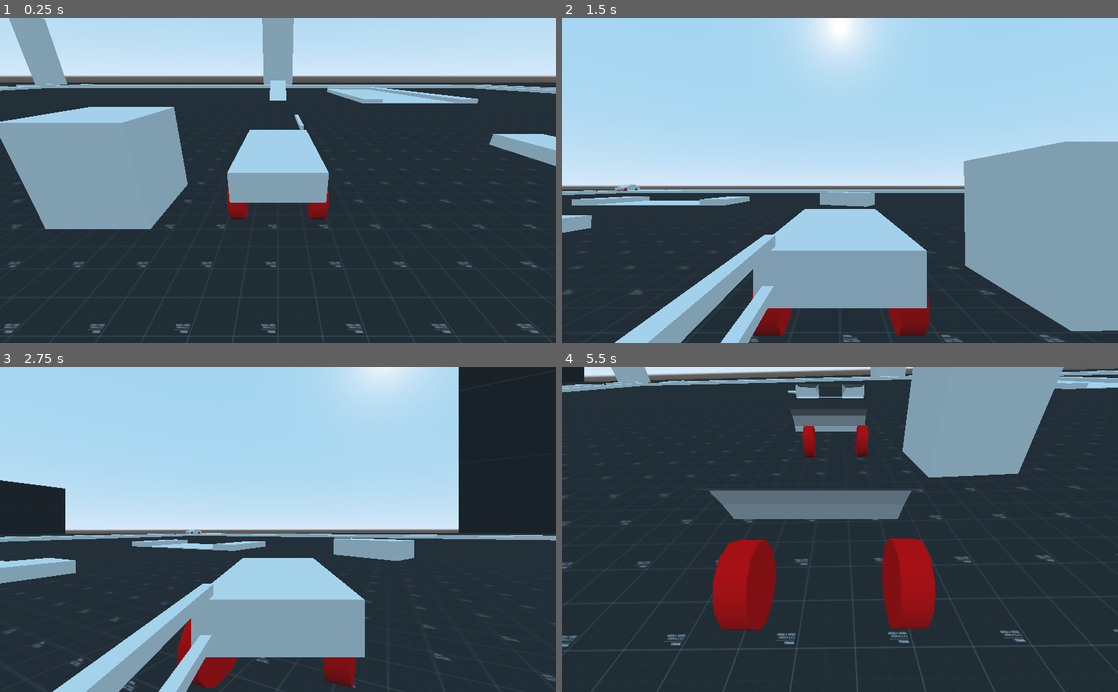
Above: before the commit, frames 1-4 (two rows, left to right).
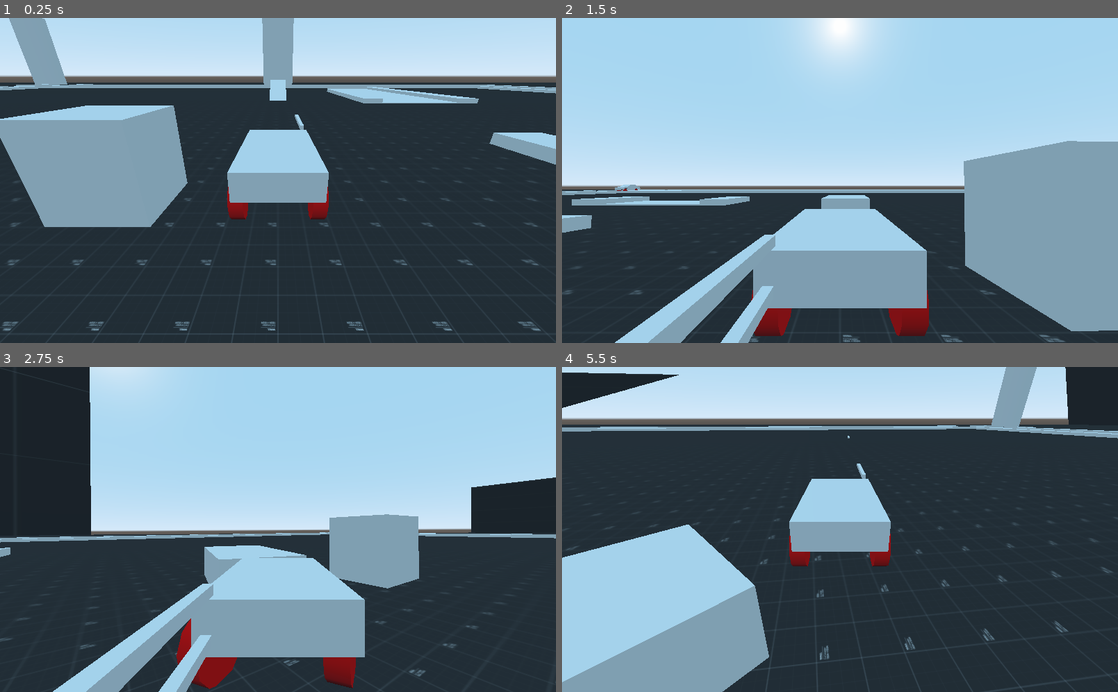
Above: after the commit, the same moments.

Repository: Dev-RoMa/carDrive-Godot-
Game: Godot game, scene res://game.tscn
Two runs of this game, one before a commit and one after it. Both use one fixed random seed, a clock stepped at 60 frames per second and the inputs below.
Inputs:
- Up to frame 1 (0.25 s): no input
- Up to frame 2 (1.5 s): hold D (right) 0.53-1.28 s; tap C (changeCamera) at 0.6 s; tap L (lookback) at 0.8, 1.35 s; hold S (back) from 1.28 s (still down)
- Up to frame 3 (2.75 s): tap Ctrl (pewgun) at 1.55 s; release S (back) at 2.03 s; hold D (right) from 2.03 s (still down); hold Ctrl (pewgun) from 2.03 s (still down); tap Space (pewpew) at 2.3 s
- Up to frame 4 (5.5 s): release D (right) at 2.78 s; release Ctrl (pewgun) at 2.78 s; hold W (forward) 2.78-3.53 s; tap Space (pewpew) at 2.85 s; tap C (changeCamera) at 3.05, 4.35 s; hold A (left) 3.53-5.03 s; tap Down (back2) at 3.6 s; tap L (lookback) at 3.8 s; tap Ctrl (pewgun) at 4.55 s; hold S (back) from 5.03 s (still down); hold Space (pewpew) from 5.03 s (still down); tap V (changeCamera2) at 5.1 s

The runs differ from the first frame. In frame 1, 1.9% of the frame differs, in the area x 0-100%, y 0-99%; in frame 2, 0.3%; in frame 3, 21%; in frame 4, 45%, in the area x 0-100%, y 0-100%.

Commit message:
Add files via upload

Diff:
--- a/Enemy.gd
+++ b/Enemy.gd
@@ -1,4 +1,9 @@
 extends KinematicBody
+
+#health and hit system
+var cur_hit = 10
+var max_hit = 10
+
 #gravity
 var gravity = 15
 #idle rotation
@@ -9,11 +14,11 @@
 #player escape event
 var player_escape = false
 #face direction of player
-onready var target = get_parent().get_node("car")
+onready var target = get_parent().get_node("Player")
 var rot_speed = 0.05
 #map navigation
 onready var agent : NavigationAgent = $NavigationAgent
-onready var target_location : Node = $"res://car"
+onready var target_location : Node = $"../Player"
 var speed = 5
 var minimum_speed = 3
 var idle_speed = rand_range(minimum_speed, speed)
@@ -21,13 +26,13 @@
 var start_move = move_or_not[randi() % move_or_not.size()]
 
 func _on_Area_body_entered(body):
- if body.name == ("car"):
+ if body.name == ("Player"):
   rot_speed = 0.1
   harass = true
 
 func _process(delta):
  if harass == true:
-  if $"res://car" != null:
+  if $"../Player" != null:
    #face direction of player
    var global_pos = self.global_transform.origin
    var target_pos = target.global_transform.origin
@@ -62,7 +67,7 @@
   move_and_collide(-global_transform.basis.y.normalized() * gravity * delta)
 
 func _on_Area_body_exited(body):
- if body.name == ("car"):
+ if body.name == ("Player"):
   rot_speed = 0.05
   harass = false
   #when player escape enemy wait and look at player
@@ -87,3 +92,49 @@
 func _on_Timer2_timeout():
  #enemy going back to idle action
  player_escape = false
+
+
+func _on_NavigationAgent_navigation_finished():
+	pass # Replace with function body.
+
+
+func _on_NavigationAgent_path_changed():
+	pass # Replace with function body.
+
+
+func _on_NavigationAgent_target_reached():
+	pass # Replace with function body.
+
+
+func _on_Area_area_entered(area):
+	pass # Replace with function body.
+
+
+func _on_Area_area_exited(area):
+	pass # Replace with function body.
+
+
+func _on_Area_area_shape_entered(area_rid, area, area_shape_index, local_shape_index):
+	pass # Replace with function body.
+
+
+func _on_Area_area_shape_exited(area_rid, area, area_shape_index, local_shape_index):
+	pass # Replace with function body.
+
+
+func _on_Area_body_shape_entered(body_rid, body, body_shape_index, local_shape_index):
+	pass # Replace with function body.
+
+
+func _on_Area_body_shape_exited(body_rid, body, body_shape_index, local_shape_index):
+	pass # Replace with function body.
+
+
+func _on_Area_gameplay_entered():
+	pass # Replace with function body.
+
+
+func _physics_process(delta):
+#	#dead_car
+	if cur_hit <= 0:
+		speed = 0
--- a/Enemy.tscn
+++ b/Enemy.tscn
@@ -1,10 +1,12 @@
-[gd_scene load_steps=5 format=2]
+[gd_scene load_steps=6 format=2]
 
 [ext_resource path="res://Enemy.gd" type="Script" id=1]
 
 [sub_resource type="BoxShape" id=1]
 
 [sub_resource type="CubeMesh" id=2]
+
+[sub_resource type="ShaderMaterial" id=4]
 
 [sub_resource type="CylinderShape" id=3]
 
@@ -18,11 +20,13 @@
 [node name="MeshInstance" type="MeshInstance" parent="."]
 transform = Transform( -8.74228e-08, 0, 1, 0, 0.5, 0, -2, 0, -4.37114e-08, 0, 0, 0 )
 mesh = SubResource( 2 )
+skeleton = NodePath("")
+material/0 = SubResource( 4 )
 
 [node name="Area" type="Area" parent="."]
 
 [node name="CollisionShape" type="CollisionShape" parent="Area"]
-transform = Transform( 5, 0, 0, 0, 1, 0, 0, 0, 5, 0, 0, 0 )
+transform = Transform( 25, 0, 0, 0, 1, 0, 0, 0, 25, 0, 0, 0 )
 shape = SubResource( 3 )
 
 [node name="Timer" type="Timer" parent="."]
@@ -38,8 +42,17 @@
 one_shot = true
 autostart = true
 
+[connection signal="area_entered" from="Area" to="." method="_on_Area_area_entered"]
+[connection signal="area_exited" from="Area" to="." method="_on_Area_area_exited"]
+[connection signal="area_shape_entered" from="Area" to="." method="_on_Area_area_shape_entered"]
+[connection signal="area_shape_exited" from="Area" to="." method="_on_Area_area_shape_exited"]
 [connection signal="body_entered" from="Area" to="." method="_on_Area_body_entered"]
 [connection signal="body_exited" from="Area" to="." method="_on_Area_body_exited"]
+[connection signal="body_shape_entered" from="Area" to="." method="_on_Area_body_shape_entered"]
+[connection signal="body_shape_exited" from="Area" to="." method="_on_Area_body_shape_exited"]
 [connection signal="timeout" from="Timer" to="." method="_on_Timer_timeout"]
+[connection signal="navigation_finished" from="NavigationAgent" to="." method="_on_NavigationAgent_navigation_finished"]
+[connection signal="path_changed" from="NavigationAgent" to="." method="_on_NavigationAgent_path_changed"]
+[connection signal="target_reached" from="NavigationAgent" to="." method="_on_NavigationAgent_target_reached"]
 [connection signal="velocity_computed" from="NavigationAgent" to="." method="_on_NavigationAgent_velocity_computed"]
 [connection signal="timeout" from="Timer2" to="." method="_on_Timer2_timeout"]
--- /dev/null
+++ b/MeshInstance.gd
@@ -0,0 +1,4 @@
+extends MeshInstance
+
+func _ready():
+	self.get_surface_material(0).albedo_color = Color(0,0,255)
--- /dev/null
+++ b/Player.gd
@@ -0,0 +1,50 @@
+extends VehicleBody
+
+#vehicle variables
+#variables for the rocket
+onready var muzzle = get_node("gun/muzzle")
+onready var rocket_scn = preload("res://rocket.tscn")
+var rfire_rate = 1
+var rcan_fire = true
+
+#variables for the firegun
+onready var tip = get_node("firegun/tip")
+onready var casing_scn = preload("res://casing.tscn")
+var gfire_rate = 0.2
+var gcan_fire = true
+
+
+#vehicle driving
+func _physics_process(delta):
+		steering = Input.get_axis("right","left") * 0.4
+		engine_force = Input.get_axis("back","forward") * 100
+
+#vehicle cameras
+func _process(delta):
+	if Input.is_action_just_pressed("lookback"):
+		$rearCamera.set_current(true)
+	elif Input.is_action_just_pressed("changeCamera"):
+		$Camera.set_current(true)
+
+#vehicle weapons
+
+func _integrate_forces(state):
+	#for_rocket
+	if Input.is_action_pressed("pewpew"):
+		if rcan_fire == true:
+			var rocket = rocket_scn.instance()
+			muzzle.add_child(rocket)
+			rocket.set_as_toplevel(true)
+			rcan_fire = false
+			yield(get_tree().create_timer(rfire_rate),"timeout")
+			rcan_fire = true
+	if Input.is_action_pressed("pewgun"):
+		if gcan_fire == true:
+			var casing = casing_scn.instance()
+			tip.add_child(casing)
+			casing.set_as_toplevel(true)
+			gcan_fire = false
+			yield(get_tree().create_timer(gfire_rate),"timeout")
+			gcan_fire = true
+
+#inputs are gfire_rate 6& gcan_fire
--- /dev/null
+++ b/Player.tscn
@@ -0,0 +1,105 @@
+[gd_scene load_steps=8 format=2]
+
+[ext_resource path="res://Player.gd" type="Script" id=1]
+
+[sub_resource type="CubeMesh" id=7]
+size = Vector3( 1.5, 0.5, 3 )
+
+[sub_resource type="ConvexPolygonShape" id=8]
+points = PoolVector3Array( -0.7225, -0.25, -1.43083, 0.694167, 0.25, 1.37472, -0.694167, 0.25, 1.37472, 0.7225, -0.25, 1.43083, 0.694167, 0.25, -1.37472, -0.7225, -0.25, 1.43083, 0.7225, -0.25, -1.43083, -0.694167, 0.25, -1.37472 )
+
+[sub_resource type="SpatialMaterial" id=6]
+albedo_color = Color( 1, 0, 0, 1 )
+
+[sub_resource type="CylinderMesh" id=9]
+material = SubResource( 6 )
+top_radius = 0.4
+bottom_radius = 0.4
+height = 0.25
+radial_segments = 12
+
+[sub_resource type="CubeMesh" id=10]
+size = Vector3( 0.1, 0.1, 2 )
+
+[sub_resource type="CubeMesh" id=11]
+size = Vector3( 0.1, 0.1, 2 )
+
+[node name="Player" type="VehicleBody"]
+script = ExtResource( 1 )
+
+[node name="carBody" type="MeshInstance" parent="."]
+transform = Transform( 1, 0, 0, 0, 1, 0, 0, 0, 1, 0, 0.27935, 0 )
+mesh = SubResource( 7 )
+
+[node name="CollisionShape" type="CollisionShape" parent="."]
+transform = Transform( 1, 0, 0, 0, 1, 0, 0, 0, 1, 0.0038507, 0.27935, 0.0168152 )
+shape = SubResource( 8 )
+
+[node name="front_left_wheel" type="VehicleWheel" parent="."]
+transform = Transform( 1, 0, 0, 0, 1, 0, 0, 0, 1, 0.701756, 0, 0.968499 )
+use_as_steering = true
+wheel_radius = 0.4
+suspension_stiffness = 50.0
+damping_compression = 1.9
+damping_relaxation = 2.0
+
+[node name="MeshInstance" type="MeshInstance" parent="front_left_wheel"]
+transform = Transform( -4.37114e-08, -1, 0, 1, -4.37114e-08, 0, 0, 0, 1, 0, 0, 0 )
+mesh = SubResource( 9 )
+
+[node name="front_right_wheel" type="VehicleWheel" parent="."]
+transform = Transform( 1, 0, 0, 0, 1, 0, 0, 0, 1, -0.702, 0, 0.968 )
+use_as_steering = true
+wheel_radius = 0.4
+suspension_stiffness = 50.0
+damping_compression = 1.9
+damping_relaxation = 2.0
+
+[node name="MeshInstance" type="MeshInstance" parent="front_right_wheel"]
+transform = Transform( -4.37114e-08, -1, 0, 1, -4.37114e-08, 0, 0, 0, 1, 0, 0, 0 )
+mesh = SubResource( 9 )
+
+[node name="rear_left_wheel" type="VehicleWheel" parent="."]
+transform = Transform( 1, 0, 0, 0, 1, 0, 0, 0, 1, 0.702, 0, -0.968 )
+use_as_traction = true
+wheel_radius = 0.4
+suspension_stiffness = 50.0
+damping_compression = 1.9
+damping_relaxation = 2.0
+
+[node name="MeshInstance" type="MeshInstance" parent="rear_left_wheel"]
+transform = Transform( -4.37114e-08, -1, 0, 1, -4.37114e-08, 0, 0, 0, 1, 0, 0, 0 )
+mesh = SubResource( 9 )
+
+[node name="rear_right_wheel2" type="VehicleWheel" parent="."]
+transform = Transform( 1, 0, 0, 0, 1, 0, 0, 0, 1, -0.702, 0, -0.968 )
+use_as_traction = true
+wheel_radius = 0.4
+suspension_stiffness = 50.0
+damping_compression = 1.9
+damping_relaxation = 2.0
+
+[node name="MeshInstance" type="MeshInstance" parent="rear_right_wheel2"]
+transform = Transform( -4.37114e-08, -1, 0, 1, -4.37114e-08, 0, 0, 0, 1, 0, 0, 0 )
+mesh = SubResource( 9 )
+
+[node name="Camera" type="Camera" parent="."]
+transform = Transform( -1, 3.55271e-15, -8.74228e-08, -3.58909e-08, 0.911841, 0.410544, 7.97157e-08, 0.410544, -0.911841, 0, 1.83232, -4.65741 )
+
+[node name="rearCamera" type="Camera" parent="."]
+transform = Transform( 1, 0, 0, 0, 1, 0, 0, 0, 1, 0, 1.13792, 3.50889 )
+
+[node name="gun" type="MeshInstance" parent="."]
+transform = Transform( 1, 0, 0, 0, 1, 0, 0, 0, 1, -0.624639, 0.171769, 1.82553 )
+mesh = SubResource( 10 )
+
+[node name="muzzle" type="Position3D" parent="gun"]
+transform = Transform( 1, 0, 0, 0, 1, 0, 0, 0, 1, 0, 0, 0.845145 )
+
+[node name="firegun" type="MeshInstance" parent="."]
+transform = Transform( 1, 0, 0, 0, 1, 0, 0, 0, 1, -0.626893, 0.600652, 2.43155 )
+mesh = SubResource( 11 )
+skeleton = NodePath("../gun")
+
+[node name="tip" type="Position3D" parent="firegun"]
+transform = Transform( 1, 0, 0, 0, 1, 0, 0, 0, 1, 0, 0, 0.79061 )
--- a/casing.gd
+++ b/casing.gd
@@ -11,7 +11,7 @@
 		body.cur_hit -= damage
 		queue_free()
 	#knockback
-	if body.get_class() == "RigidBody" || body.get_class() == "StaticBody" || body.get_class()== "VehicleBody":
+	if body.get_class() == "RigidBody" || body.get_class() == "StaticBody" || body.get_class()== "VehicleBody" || body.get_class()=="KinematicBody":
 		$knockback.monitoring = true
 
 func _on_knockback_body_entered(body):
--- a/game.tscn
+++ b/game.tscn
@@ -1,42 +1,28 @@
-[gd_scene load_steps=79 format=2]
+[gd_scene load_steps=73 format=2]
 
 [ext_resource path="res://Dark/texture_13.png" type="Texture" id=1]
-[ext_resource path="res://car.gd" type="Script" id=2]
+[ext_resource path="res://Player.tscn" type="PackedScene" id=2]
 [ext_resource path="res://b13.glb" type="PackedScene" id=3]
 [ext_resource path="res://car2.gd" type="Script" id=4]
-[ext_resource path="res://best.dae" type="PackedScene" id=5]
 [ext_resource path="res://Dark/texture_01.png" type="Texture" id=6]
-[ext_resource path="res://car3.gd" type="Script" id=7]
 [ext_resource path="res://Enemy.tscn" type="PackedScene" id=8]
-
-[sub_resource type="CubeMesh" id=4]
-size = Vector3( 1.5, 0.5, 3 )
 
 [sub_resource type="ConvexPolygonShape" id=5]
 points = PoolVector3Array( -0.7225, -0.25, -1.43083, 0.694167, 0.25, 1.37472, -0.694167, 0.25, 1.37472, 0.7225, -0.25, 1.43083, 0.694167, 0.25, -1.37472, -0.7225, -0.25, 1.43083, 0.7225, -0.25, -1.43083, -0.694167, 0.25, -1.37472 )
 
-[sub_resource type="SpatialMaterial" id=6]
+[sub_resource type="SpatialMaterial" id=75]
 albedo_color = Color( 1, 0, 0, 1 )
 
 [sub_resource type="CylinderMesh" id=7]
-material = SubResource( 6 )
+material = SubResource( 75 )
 top_radius = 0.4
 bottom_radius = 0.4
 height = 0.25
 radial_segments = 12
 
-[sub_resource type="CubeMesh" id=8]
-size = Vector3( 0.1, 0.1, 2 )
-
-[sub_resource type="CubeMesh" id=9]
-size = Vector3( 0.1, 0.1, 2 )
-
 [sub_resource type="BoxShape" id=11]
 
 [sub_resource type="CubeMesh" id=10]
-
-[sub_resource type="BoxShape" id=13]
-extents = Vector3( 1.17739, 1.61693, 4.23908 )
 
 [sub_resource type="NavigationMesh" id=74]
 vertices = PoolVector3Array( -124.5, 124.967, -125.5, -124.5, 124.967, -124.25, -117, 124.967, -124.5, -116.75, 124.967 …(48681 unchanged characters)…
@@ -175,86 +161,8 @@
 
 [node name="game" type="Spatial"]
 
-[node name="car" type="VehicleBody" parent="."]
-transform = Transform( 1, 0, 0, 0, 1, 0, 0, 0, 1, 0, 1.61184, 0 )
-script = ExtResource( 2 )
-
-[node name="carBody" type="MeshInstance" parent="car"]
-transform = Transform( 1, 0, 0, 0, 1, 0, 0, 0, 1, 0, 0.27935, 0 )
-mesh = SubResource( 4 )
-
-[node name="CollisionShape" type="CollisionShape" parent="car"]
-transform = Transform( 1, 0, 0, 0, 1, 0, 0, 0, 1, 0.0038507, 0.27935, 0.0168152 )
-shape = SubResource( 5 )
-
-[node name="front_left_wheel" type="VehicleWheel" parent="car"]
-transform = Transform( 1, 0, 0, 0, 1, 0, 0, 0, 1, 0.701756, 0, 0.968499 )
-use_as_steering = true
-wheel_radius = 0.4
-suspension_stiffness = 50.0
-damping_compression = 1.9
-damping_relaxation = 2.0
-
-[node name="MeshInstance" type="MeshInstance" parent="car/front_left_wheel"]
-transform = Transform( -4.37114e-08, -1, 0, 1, -4.37114e-08, 0, 0, 0, 1, 0, 0, 0 )
-mesh = SubResource( 7 )
-
-[node name="front_right_wheel" type="VehicleWheel" parent="car"]
-transform = Transform( 1, 0, 0, 0, 1, 0, 0, 0, 1, -0.702, 0, 0.968 )
-use_as_steering = true
-wheel_radius = 0.4
-suspension_stiffness = 50.0
-damping_compression = 1.9
-damping_relaxation = 2.0
-
-[node name="MeshInstance" type="MeshInstance" parent="car/front_right_wheel"]
-transform = Transform( -4.37114e-08, -1, 0, 1, -4.37114e-08, 0, 0, 0, 1, 0, 0, 0 )
-mesh = SubResource( 7 )
-
-[node name="rear_left_wheel" type="VehicleWheel" parent="car"]
-transform = Transform( 1, 0, 0, 0, 1, 0, 0, 0, 1, 0.702, 0, -0.968 )
-use_as_traction = true
-wheel_radius = 0.4
-suspension_stiffness = 50.0
-damping_compression = 1.9
-damping_relaxation = 2.0
-
-[node name="MeshInstance" type="MeshInstance" parent="car/rear_left_wheel"]
-transform = Transform( -4.37114e-08, -1, 0, 1, -4.37114e-08, 0, 0, 0, 1, 0, 0, 0 )
-mesh = SubResource( 7 )
-
-[node name="rear_right_wheel2" type="VehicleWheel" parent="car"]
-transform = Transform( 1, 0, 0, 0, 1, 0, 0, 0, 1, -0.702, 0, -0.968 )
-use_as_traction = true
-wheel_radius = 0.4
-suspension_stiffness = 50.0
-damping_compression = 1.9
-damping_relaxation = 2.0
-
-[node name="MeshInstance" type="MeshInstance" parent="car/rear_right_wheel2"]
-transform = Transform( -4.37114e-08, -1, 0, 1, -4.37114e-08, 0, 0, 0, 1, 0, 0, 0 )
-mesh = SubResource( 7 )
-
-[node name="Camera" type="Camera" parent="car"]
-transform = Transform( -1, 3.55271e-15, -8.74228e-08, -3.58909e-08, 0.911841, 0.410544, 7.97157e-08, 0.410544, -0.911841, 0, 1.83232, -4.65741 )
-
-[node name="rearCamera" type="Camera" parent="car"]
-transform = Transform( 1, 0, 0, 0, 1, 0, 0, 0, 1, 0, 1.13792, 3.50889 )
-
-[node name="gun" type="MeshInstance" parent="car"]
-transform = Transform( 1, 0, 0, 0, 1, 0, 0, 0, 1, -0.624639, 0.171769, 1.82553 )
-mesh = SubResource( 8 )
-
-[node name="muzzle" type="Position3D" parent="car/gun"]
-transform = Transform( 1, 0, 0, 0, 1, 0, 0, 0, 1, 0, 0, 0.845145 )
-
-[node name="firegun" type="MeshInstance" parent="car"]
-transform = Transform( 1, 0, 0, 0, 1, 0, 0, 0, 1, -0.626893, 0.600652, 2.43155 )
-mesh = SubResource( 9 )
-skeleton = NodePath("../gun")
-
-[node name="tip" type="Position3D" parent="car/firegun"]
-transform = Transform( 1, 0, 0, 0, 1, 0, 0, 0, 1, 0, 0, 0.79061 )
+[node name="Player" parent="." instance=ExtResource( 2 )]
+transform = Transform( 1, 0, 0, 0, 1, 0, 0, 0, 1, 0, 1.57167, 0 )
 
 [node name="car2" type="VehicleBody" parent="." groups=["Enemies"]]
 transform = Transform( 1, 0, 0, 0, 1, 0, 0, 0, 1, -51.5717, 1.32859, -53.051 )
@@ -332,68 +240,6 @@
 mesh = SubResource( 10 )
 skeleton = NodePath("../..")
 
-[node name="car3" type="VehicleBody" parent="."]
-transform = Transform( 1, 0, 0, 0, 1, 0, 0, 0, 1, 12.6211, 1.32859, 0 )
-script = ExtResource( 7 )
-
-[node name="CollisionShape" type="CollisionShape" parent="car3"]
-transform = Transform( 1, 0, 0, 0, 1, 0, 0, 0, 1, 0.251816, 2.1969, 0 )
-shape = SubResource( 13 )
-
-[node name="best" parent="car3" instance=ExtResource( 5 )]
-transform = Transform( 1, 0, 0, 0, 1, 0, 0, 0, 1, -0.696605, 0, 0 )
-
-[node name="front_left_wheel" type="VehicleWheel" parent="car3"]
-transform = Transform( 1, 0, 0, 0, 1, 0, 0, 0, 1, 0.817584, 0.448857, 2.56873 )
-use_as_steering = true
-wheel_radius = 0.4
-suspension_stiffness = 50.0
-damping_compression = 1.9
-damping_relaxation = 2.0
-
-[node name="MeshInstance" type="MeshInstance" parent="car3/front_left_wheel"]
-transform = Transform( -4.37114e-08, -1, 0, 1, -4.37114e-08, 0, 0, 0, 1, 0, 0, 0 )
-mesh = SubResource( 7 )
-
-[node name="front_right_wheel" type="VehicleWheel" parent="car3"]
-transform = Transform( 1, 0, 0, 0, 1, 0, 0, 0, 1, -0.586172, 0.448857, 2.56823 )
-use_as_steering = true
-wheel_radius = 0.4
-suspension_stiffness = 50.0
-damping_compression = 1.9
-damping_relaxation = 2.0
-
-[node name="MeshInstance" type="MeshInstance" parent="car3/front_right_wheel"]
-transform = Transform( -4.37114e-08, -1, 0, 1, -4.37114e-08, 0, 0, 0, 1, 0, 0, 0 )
-mesh = SubResource( 7 )
-
-[node name="rear_left_wheel" type="VehicleWheel" parent="car3"]
-transform = Transform( 1, 0, 0, 0, 1, 0, 0, 0, 1, 0.823881, 0.489033, -2.45708 )
-use_as_traction = true
-wheel_radius = 0.4
-suspension_stiffness = 50.0
-damping_compression = 1.9
-damping_relaxation = 2.0
-
-[node name="MeshInstance" type="MeshInstance" parent="car3/rear_left_wheel"]
-transform = Transform( -4.37114e-08, -1, 0, 1, -4.37114e-08, 0, 0, 0, 1, 0, 0, 0 )
-mesh = SubResource( 7 )
-
-[node name="rear_right_wheel2" type="VehicleWheel" parent="car3"]
-transform = Transform( 1, 0, 0, 0, 1, 0, 0, 0, 1, -0.580119, 0.489033, -2.45708 )
-use_as_traction = true
-wheel_radius = 0.4
-suspension_stiffness = 50.0
-damping_compression = 1.9
-damping_relaxation = 2.0
-
-[node name="MeshInstance" type="MeshInstance" parent="car3/rear_right_wheel2"]
-transform = Transform( -4.37114e-08, -1, 0, 1, -4.37114e-08, 0, 0, 0, 1, 0, 0, 0 )
-mesh = SubResource( 7 )
-
-[node name="Camera" type="Camera" parent="car3"]
-transform = Transform( -1, -5.01437e-08, 7.16125e-08, 0, 0.819152, 0.573577, -8.74228e-08, 0.573577, -0.819152, 0, 2, -3.911 )
-
 [node name="NavigationMeshInstance" type="NavigationMeshInstance" parent="."]
 navmesh = SubResource( 74 )
 
@@ -1056,5 +902,5 @@
 [node name="CollisionShape" type="CollisionShape" parent="NavigationMeshInstance/objects/longRoad7/road/StaticBody"]
 shape = SubResource( 32 )
 
-[node name="Enemy" parent="." instance=ExtResource( 8 )]
+[node name="Enemy" parent="." groups=["Enemies"] instance=ExtResource( 8 )]
 transform = Transform( 1, 0, 0, 0, 1, 0, 0, 0, 1, 0.584117, 2.37101, -15.3712 )
--- a/rocket.gd
+++ b/rocket.gd
@@ -1,6 +1,6 @@
 extends Area
 
-var damage = 2
+var damage = 10
 
 func _physics_process(delta):
 	translation += get_transform().basis.z*50*delta
